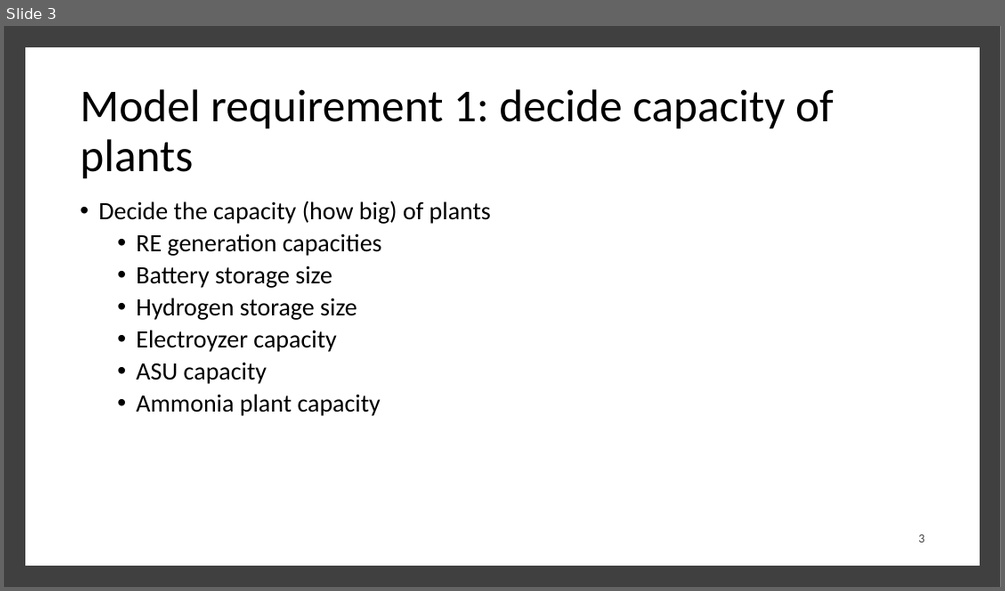
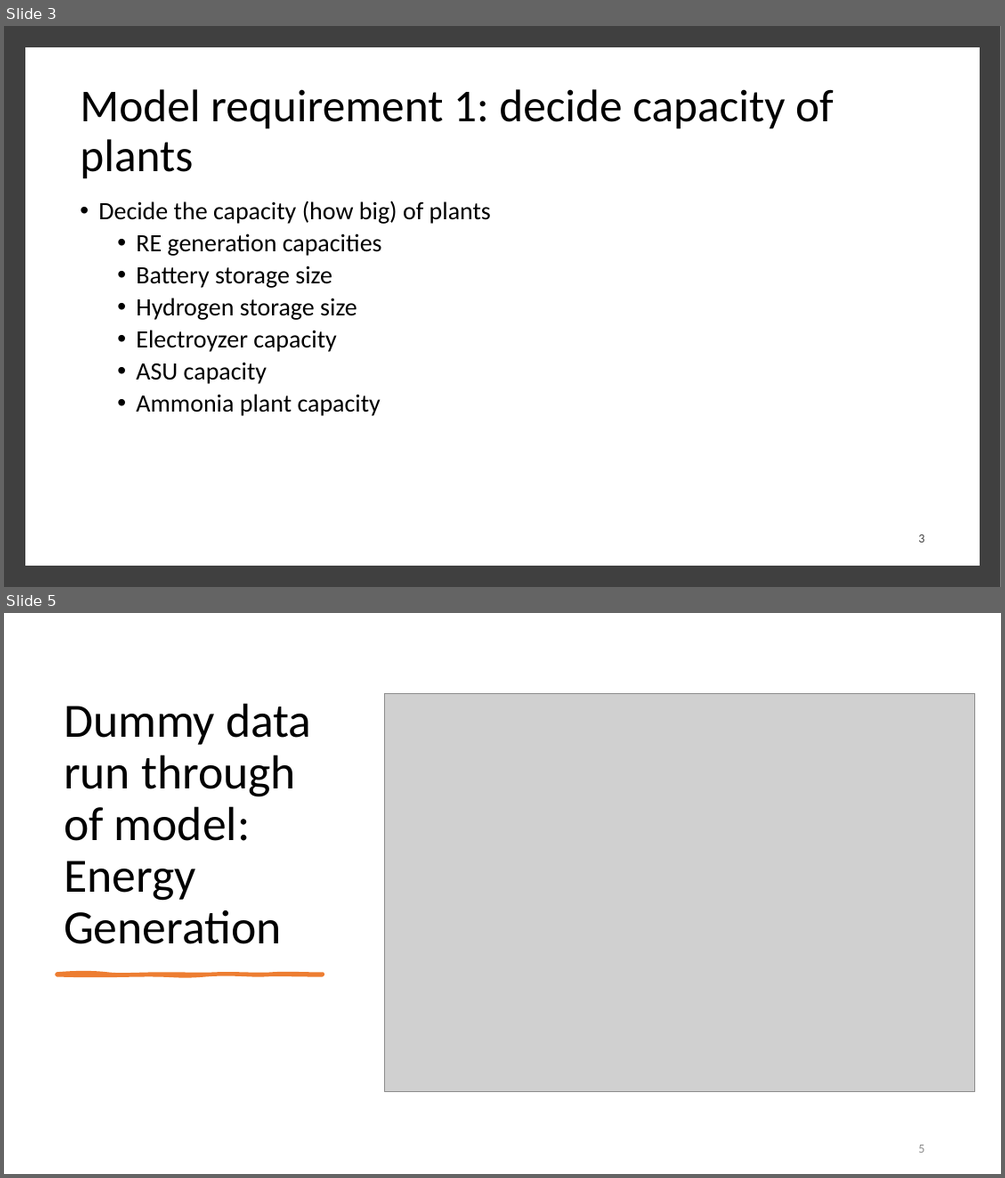
Before and after one commit to julflore000/KAUST, a slide deck: presentations/5_22 Work Review.pptx. Shown one above the other, each under a label of ours: slide 3 before the commit, slides 3 and 5 after it; the slides between them are not shown. The pictures are 1005x591 and 1005x1178 pixels, drawn with LibreOffice and Linux fonts; fonts in the diff are those of the drawing; grey boxes stand for pictures. Boxes give left, top, right and bottom in pixels: in the first picture for what was removed or moved away, otherwise in the second. Text is boxed around its words. In the diff, an @@ line names an element or a change of style, - is before the commit and + after.

Commit message:
Updated model

```diff
--- a/presentations/5_22 Work Review.pptx
+++ b/presentations/5_22 Work Review.pptx
@@ slide 5 added at (x1=4, y1=613, x2=1001, y2=1174), background #FFFFFF @@
@@ title added at (x1=64, y1=703, x2=311, y2=944), 46 pt, text #000000 @@
+Dummy data run through of model: Energy Generation
@@ picture added at (x1=385, y1=693, x2=975, y2=1092) @@
@@ freeform shape added at (x1=57, y1=973, x2=323, y2=975), fill #ED7D31, outline #ED7D31 3 pt @@
@@ page number added at (x1=918, y1=1144, x2=924, y2=1152), 12 pt, text #8C8C8C @@
+5
```
Also in this commit, not shown: 2 slides changed, 4 other slides added, 1 slide removed, 12 other files.
